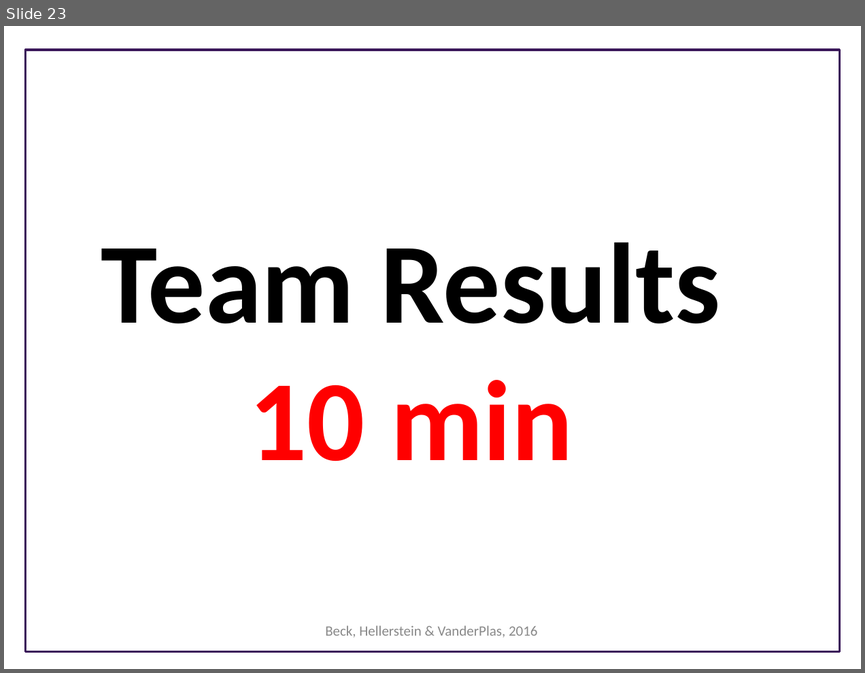
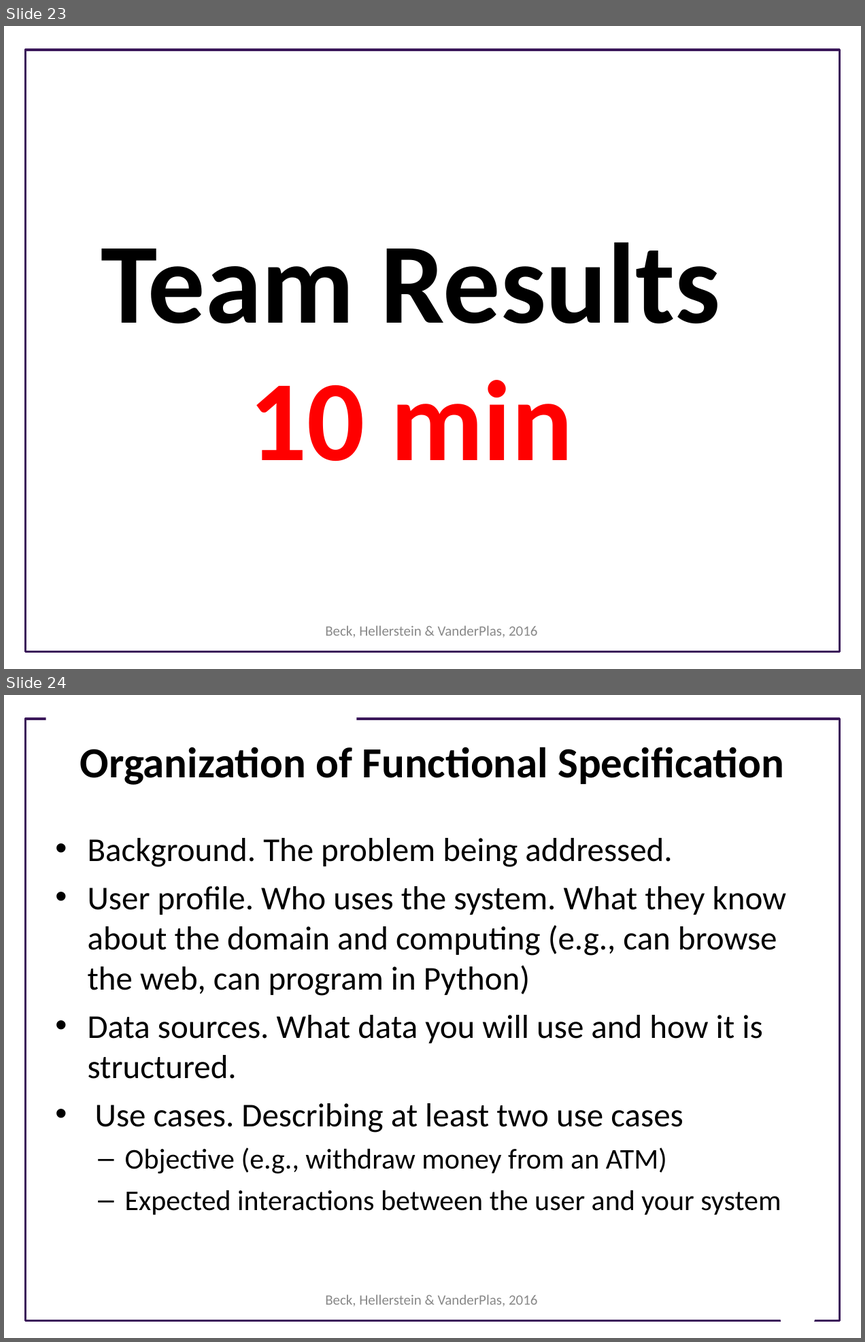
Before and after one commit to UWSEDS/LectureNotes, a slide deck: 10_SoftwareDesign/Software-Design.ppt. Shown one above the other, each under a label of ours: slide 23 before the commit, slides 23 and 24 after it. The pictures are 865x673 and 865x1342 pixels, drawn with LibreOffice and Linux fonts; fonts in the diff are those of the drawing; background and template pictures are left out. Boxes give left, top, right and bottom in pixels: in the first picture for what was removed or moved away, otherwise in the second. Text is boxed around its words. In the diff, an @@ line names an element or a change of style, - is before the commit and + after.

```diff
--- a/10_SoftwareDesign/Software-Design.ppt
+++ b/10_SoftwareDesign/Software-Design.ppt
@@ slide 24 added at (x1=4, y1=695, x2=861, y2=1338), background #FFFFFF; not listed: 1 template element that a slide beside it also shows @@
@@ rectangle added at (x1=46, y1=709, x2=356, y2=730), fill #FFFFFF @@
@@ title added at (x1=80, y1=747, x2=784, y2=785), 36 pt, text #000000, bold @@
+Organization of Functional Specification
@@ text added at (x1=88, y1=838, x2=787, y2=1215), 28 pt, text #000000 @@
+• Background. The problem being addressed.
+• User profile. Who uses the system. What they know about the domain and computing (e.g., can browse the web, can program in Python)
+• Data sources. What data you will use and how it is structured.
+• Use cases. Describing at least two use cases
+  – Objective (e.g., withdraw money from an ATM)
+  – Expected interactions between the user and your system
@@ text added at (x1=325, y1=1294, x2=538, y2=1306), 12 pt, text #898989 @@
+Beck, Hellerstein & VanderPlas, 2016
@@ freeform shape added at (x1=773, y1=1294, x2=821, y2=1325), fill #FFFFFF @@
```
Also in this commit, not shown: 3 slides changed, 1 other slide added.
